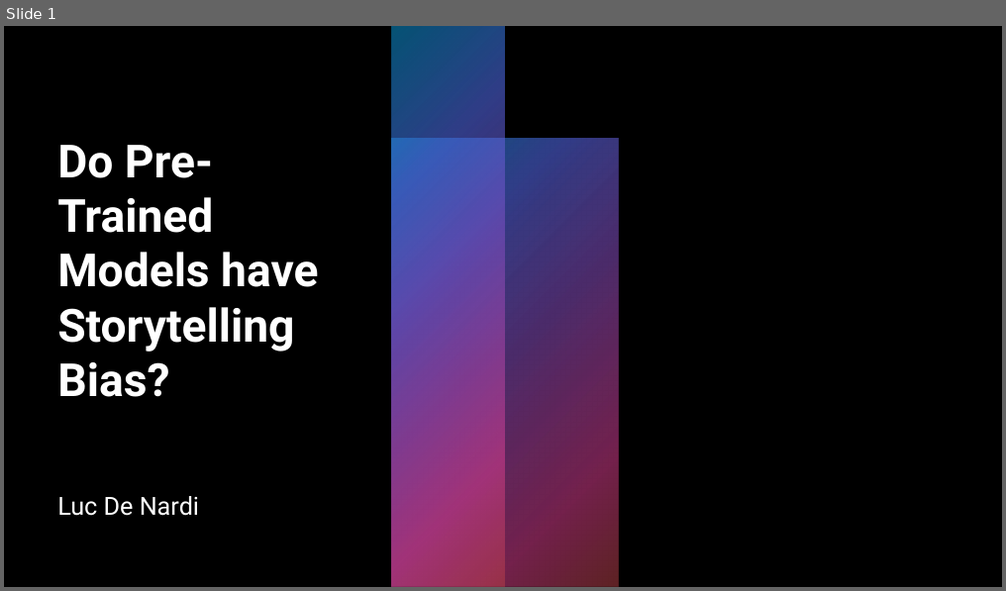
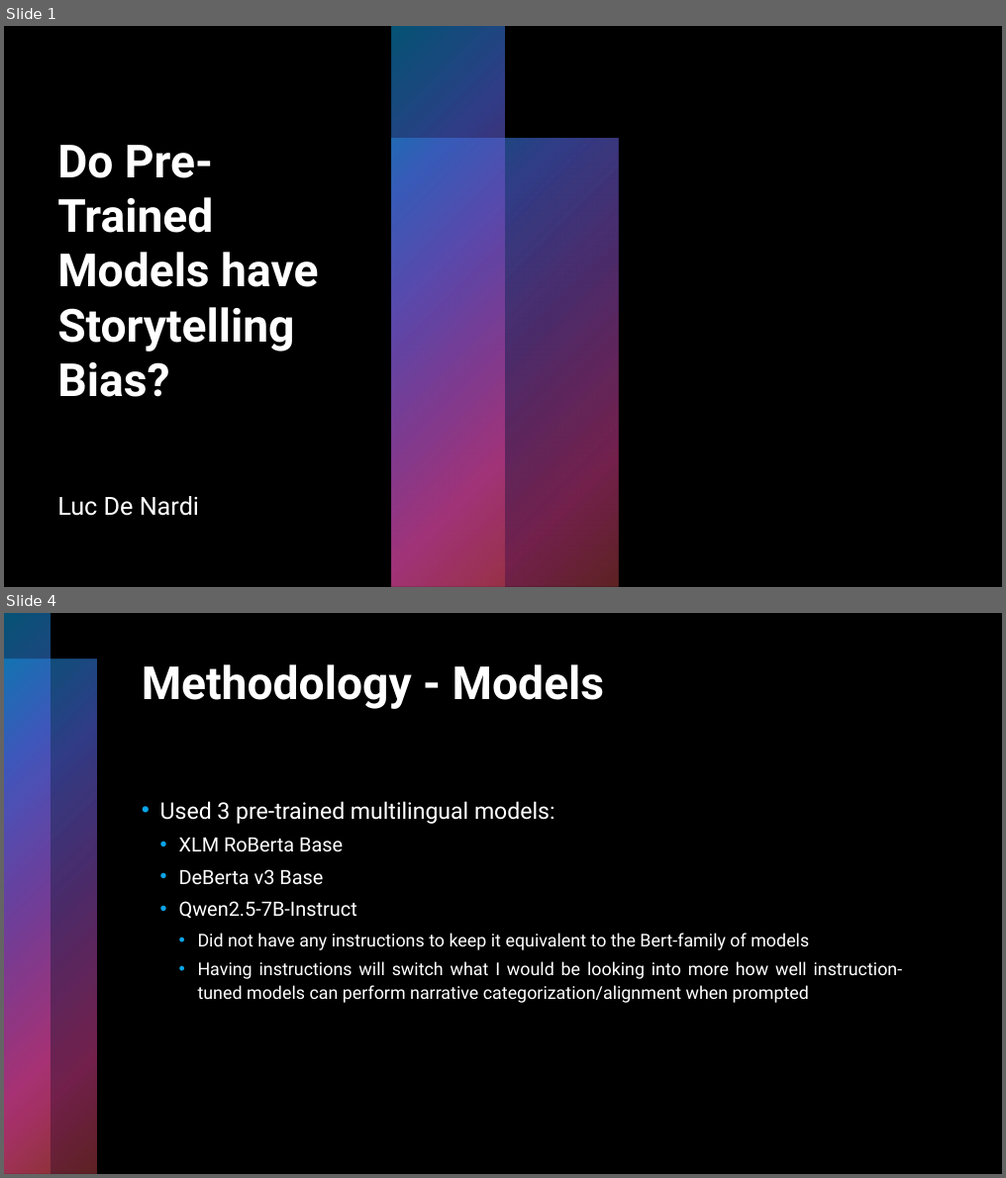
Before and after one commit to look-luc/Multilingual-Stories-Topic-Space, a slide deck: presentation.pptx. Shown one above the other, each under a label of ours: slide 1 before the commit, slides 1 and 4 after it; the slides between them are not shown. The pictures are 1006x591 and 1006x1178 pixels, drawn with LibreOffice and Linux fonts; fonts in the diff are those of the drawing; background and template pictures are left out. Boxes give left, top, right and bottom in pixels: in the first picture for what was removed or moved away, otherwise in the second. Text is boxed around its words. In the diff, an @@ line names an element or a change of style, - is before the commit and + after.

```diff
--- a/presentation.pptx
+++ b/presentation.pptx
@@ slide 4 added at box(4, 613, 1002, 1174), background #000000 @@
@@ rectangle added at box(4, 613, 51, 1174), fill gradient #0BA5E8 to #5066E1 to #894EC0 to #E54196 to #BE4449 @@
@@ rectangle added at box(4, 660, 97, 1174), fill gradient #0BA5E8 to #5066E1 to #894EC0 to #E54196 to #BE4449 @@
@@ title added at box(142, 664, 605, 709), 44 pt, text #FFFFFF, bold @@
+Methodology - Models
@@ text added at box(160, 801, 903, 1003), 17 pt, text #FFFFFF @@
+• Used 3 pre-trained multilingual models:
+  • XLM RoBerta Base
+  • DeBerta v3 Base
+  • Qwen2.5-7B-Instruct
+    • Did not have any instructions to keep it equivalent to the Bert-family of models
+    • Having instructions will switch what I would be looking into more how well instruction-tuned models can perform narrative categorization/alignment when prompted
```
Also in this commit, not shown: 6 other slides added, 1 slide removed, 2 other files.
